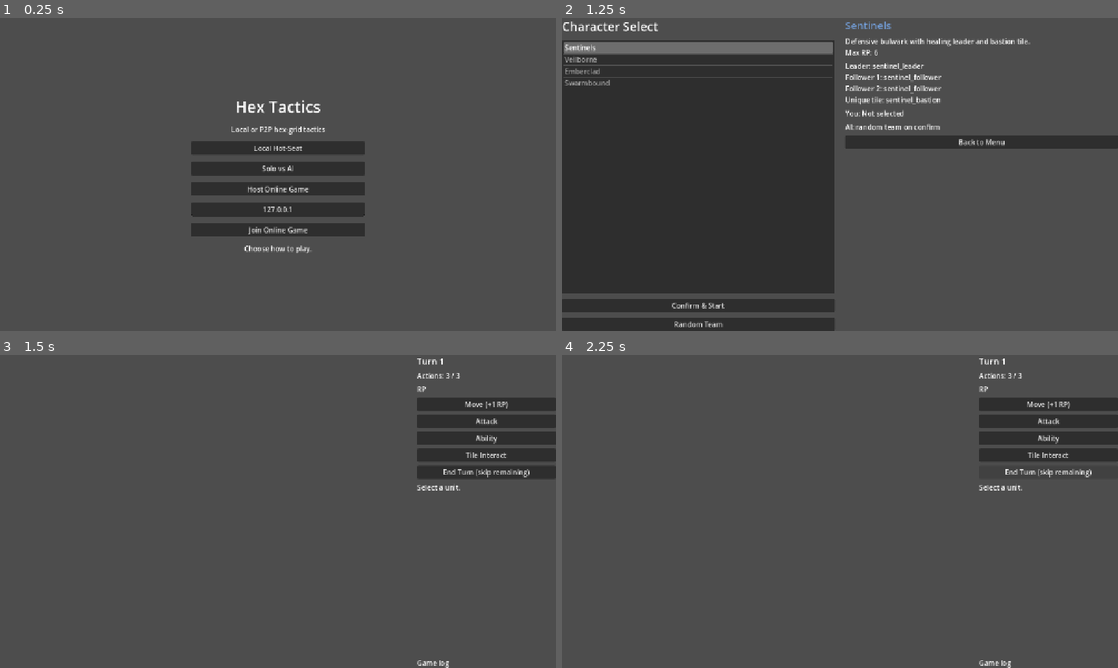
Above: before the commit, frames 1-4 (two rows, left to right).
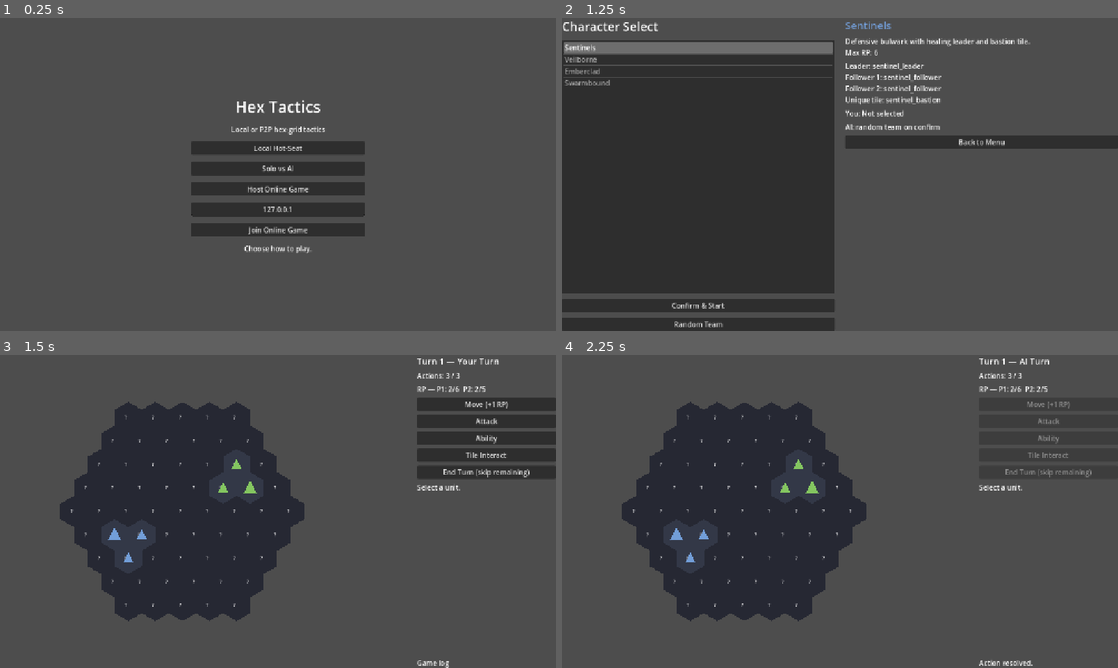
Above: after the commit, the same moments.

Repository: CorcoranQuinn/Hexpedition
Game: Godot game, scene res://scenes/main_menu.tscn
Same seed, same stepped clock (60 frames per second), same inputs: the game is played once before the commit and once after it.
Inputs:
- Up to frame 1 (0.25 s): no input
- Up to frame 2 (1.25 s): click "Solo vs AI" at 0.5 s
- Up to frame 3 (1.5 s): click "Confirm & Start" at 1.25 s
- Up to frame 4 (2.25 s): click "End Turn (skip remaining)" at 2 s

Frames 1-2 are identical in both runs. In frame 3, 22% of the frame differs, in the area x 10-90%, y 1-86%; in frame 4, 23%, in the area x 10-96%, y 1-100%.
Error before the commit: Parse Error: There is already a variable named "pid" declared in this scope. (res://scripts/ui/game_board.gd:228)

Commit message:
Fix MatchAI parser errors from match keyword shadowing.
Rename match parameters to match_ctrl and remove duplicate pid declaration.

Co-authored-by: Cursor <cursoragent@cursor.com>

Diff:
--- a/scripts/ai/match_ai.gd
+++ b/scripts/ai/match_ai.gd
@@ -9,37 +9,37 @@
 	return TeamRegistry.pick_random_team_id(exclude)
 
 
-static func run_turn(match: MatchController, player_id: int) -> void:
-	while match.can_act(player_id):
-		if _try_attack(match, player_id):
+static func run_turn(match_ctrl: MatchController, player_id: int) -> void:
+	while match_ctrl.can_act(player_id):
+		if _try_attack(match_ctrl, player_id):
 			continue
-		if _try_summon(match, player_id):
+		if _try_summon(match_ctrl, player_id):
 			continue
-		if _try_ability(match, player_id):
+		if _try_ability(match_ctrl, player_id):
 			continue
-		if _try_move(match, player_id):
+		if _try_move(match_ctrl, player_id):
 			continue
-		_force_end_turn(match)
+		_force_end_turn(match_ctrl)
 
 
-static func run_minions(match: MatchController, player_id: int) -> void:
-	for unit in match.units:
+static func run_minions(match_ctrl: MatchController, player_id: int) -> void:
+	for unit in match_ctrl.units:
 		if not unit.is_alive or unit.owner_id != player_id or not unit.is_ai_controlled:
 			continue
-		if _minion_attack(match, unit):
-			match._check_win()
+		if _minion_attack(match_ctrl, unit):
+			match_ctrl._check_win()
 			continue
-		_minion_move_toward_enemy(match, unit)
+		_minion_move_toward_enemy(match_ctrl, unit)
 
 
-static func _try_attack(match: MatchController, player_id: int) -> bool:
+static func _try_attack(match_ctrl: MatchController, player_id: int) -> bool:
 	var best_attacker: UnitBase = null
 	var best_target: UnitBase = null
-	for unit in match.get_units_for_player(player_id):
+	for unit in match_ctrl.get_units_for_player(player_id):
 		if unit.is_ai_controlled:
 			continue
-		for enemy in match.get_enemies_of(player_id):
-			if unit.can_attack(enemy, func(a, b): return match.has_line_of_sight(a, b)):
+		for enemy in match_ctrl.get_enemies_of(player_id):
+			if unit.can_attack(enemy, func(a, b): return match_ctrl.has_line_of_sight(a, b)):
 				if enemy.is_leader:
 					best_attacker = unit
 					best_target = enemy
@@ -51,84 +51,84 @@
 			break
 	if best_attacker == null or best_target == null:
 		return false
-	var result: Dictionary = match.perform_attack(player_id, best_attacker.id, best_target.id)
+	var result: Dictionary = match_ctrl.perform_attack(player_id, best_attacker.id, best_target.id)
 	return result.get("success", false)
 
 
-static func _try_summon(match: MatchController, player_id: int) -> bool:
-	for unit in match.get_units_for_player(player_id):
+static func _try_summon(match_ctrl: MatchController, player_id: int) -> bool:
+	for unit in match_ctrl.get_units_for_player(player_id):
 		if unit.is_ai_controlled:
 			continue
 		if unit.get_unit_type_id() != "swarm_leader" and unit.get_unit_type_id() != "swarm_follower":
 			continue
-		if not unit.can_use_ability(match.resource_points[player_id]):
+		if not unit.can_use_ability(match_ctrl.resource_points[player_id]):
 			continue
-		if _count_minions(match, player_id) >= MAX_MINIONS_PER_PLAYER:
+		if _count_minions(match_ctrl, player_id) >= MAX_MINIONS_PER_PLAYER:
 			continue
-		var hex: Vector2i = _find_summon_hex(match, unit)
+		var hex: Vector2i = _find_summon_hex(match_ctrl, unit)
 		if hex == Vector2i(-999, -999):
 			continue
-		var result: Dictionary = match.perform_ability(player_id, unit.id, {"summon_hex": hex})
+		var result: Dictionary = match_ctrl.perform_ability(player_id, unit.id, {"summon_hex": hex})
 		return result.get("success", false)
 	return false
 
 
-static func _try_ability(match: MatchController, player_id: int) -> bool:
-	for unit in match.get_units_for_player(player_id):
+static func _try_ability(match_ctrl: MatchController, player_id: int) -> bool:
+	for unit in match_ctrl.get_units_for_player(player_id):
 		if unit.is_ai_controlled:
 			continue
 		if unit.get_unit_type_id() == "swarm_leader" or unit.get_unit_type_id() == "swarm_follower":
 			continue
-		if not unit.can_use_ability(match.resource_points[player_id]):
+		if not unit.can_use_ability(match_ctrl.resource_points[player_id]):
 			continue
-		var result: Dictionary = match.perform_ability(player_id, unit.id)
+		var result: Dictionary = match_ctrl.perform_ability(player_id, unit.id)
 		if result.get("success", false):
 			return true
 	return false
 
 
-static func _try_move(match: MatchController, player_id: int) -> bool:
-	var enemies: Array[UnitBase] = match.get_enemies_of(player_id)
+static func _try_move(match_ctrl: MatchController, player_id: int) -> bool:
+	var enemies: Array[UnitBase] = match_ctrl.get_enemies_of(player_id)
 	if enemies.is_empty():
 		return false
 	var moves: Dictionary = {}
-	for unit in match.get_units_for_player(player_id):
+	for unit in match_ctrl.get_units_for_player(player_id):
 		if unit.is_ai_controlled:
 			continue
-		var target: Vector2i = _best_move_toward(match, unit, enemies)
+		var target: Vector2i = _best_move_toward(match_ctrl, unit, enemies)
 		if target != unit.hex_position:
 			moves[unit.id] = target
 	if moves.is_empty():
 		return false
-	var result: Dictionary = match.perform_move(player_id, moves)
+	var result: Dictionary = match_ctrl.perform_move(player_id, moves)
 	return result.get("success", false)
 
 
-static func _minion_attack(match: MatchController, minion: UnitBase) -> bool:
-	for enemy in match.get_enemies_of(minion.owner_id):
-		if minion.can_attack(enemy, func(a, b): return match.has_line_of_sight(a, b)):
+static func _minion_attack(match_ctrl: MatchController, minion: UnitBase) -> bool:
+	for enemy in match_ctrl.get_enemies_of(minion.owner_id):
+		if minion.can_attack(enemy, func(a, b): return match_ctrl.has_line_of_sight(a, b)):
 			minion.perform_basic_attack(enemy)
-			match.action_log.emit("%s attacked %s." % [minion.display_name, enemy.display_name])
-			match.state_changed.emit()
+			match_ctrl.action_log.emit("%s attacked %s." % [minion.display_name, enemy.display_name])
+			match_ctrl.state_changed.emit()
 			return true
 	return false
 
 
-static func _minion_move_toward_enemy(match: MatchController, minion: UnitBase) -> void:
-	var enemies: Array[UnitBase] = match.get_enemies_of(minion.owner_id)
+static func _minion_move_toward_enemy(match_ctrl: MatchController, minion: UnitBase) -> void:
+	var enemies: Array[UnitBase] = match_ctrl.get_enemies_of(minion.owner_id)
 	if enemies.is_empty():
 		return
-	var target: Vector2i = _best_move_toward(match, minion, enemies)
+	var target: Vector2i = _best_move_toward(match_ctrl, minion, enemies)
 	if target == minion.hex_position:
 		return
 	minion.hex_position = target
-	match._reveal_hex_if_hidden(target)
-	match.grid.on_unit_entered(target, minion)
-	match.action_log.emit("%s moved toward the enemy." % minion.display_name)
-	match.state_changed.emit()
+	match_ctrl._reveal_hex_if_hidden(target)
+	match_ctrl.grid.on_unit_entered(target, minion)
+	match_ctrl.action_log.emit("%s moved toward the enemy." % minion.display_name)
+	match_ctrl.state_changed.emit()
 
 
-static func _best_move_toward(match: MatchController, unit: UnitBase, enemies: Array[UnitBase]) -> Vector2i:
+static func _best_move_toward(match_ctrl: MatchController, unit: UnitBase, enemies: Array[UnitBase]) -> Vector2i:
 	var best_hex: Vector2i = unit.hex_position
 	var best_dist: int = 9999
 	for enemy in enemies:
@@ -136,7 +136,7 @@
 		if dist < best_dist:
 			best_dist = dist
 	for neighbor in HexCoords.within_radius(unit.hex_position, unit.move_range):
-		if not match._can_move_unit(unit, neighbor):
+		if not match_ctrl._can_move_unit(unit, neighbor):
 			continue
 		var dist: int = 9999
 		for enemy in enemies:
@@ -147,21 +147,21 @@
 	return best_hex
 
 
-static func _find_summon_hex(match: MatchController, summoner: UnitBase) -> Vector2i:
+static func _find_summon_hex(match_ctrl: MatchController, summoner: UnitBase) -> Vector2i:
 	for neighbor in HexCoords.neighbors(summoner.hex_position):
-		if match.can_summon_at(summoner.owner_id, neighbor):
+		if match_ctrl.can_summon_at(summoner.owner_id, neighbor):
 			return neighbor
 	return Vector2i(-999, -999)
 
 
-static func _count_minions(match: MatchController, player_id: int) -> int:
+static func _count_minions(match_ctrl: MatchController, player_id: int) -> int:
 	var count: int = 0
-	for unit in match.units:
+	for unit in match_ctrl.units:
 		if unit.owner_id == player_id and unit.is_minion and unit.is_alive:
 			count += 1
 	return count
 
 
-static func _force_end_turn(match: MatchController) -> void:
-	if match.turn_manager.actions_remaining > 0:
-		match.end_turn_with_minions(match.turn_manager.current_player)
+static func _force_end_turn(match_ctrl: MatchController) -> void:
+	if match_ctrl.turn_manager.actions_remaining > 0:
+		match_ctrl.end_turn_with_minions(match_ctrl.turn_manager.current_player)
--- a/scripts/ui/game_board.gd
+++ b/scripts/ui/game_board.gd
@@ -225,7 +225,6 @@
 		"tile":
 			return match_ctrl.perform_tile_interact(pid, payload.get("unit_id", ""))
 		"end_turn":
-			var pid: int = payload.get("player_id", _get_active_player_id())
 			match_ctrl.end_turn_with_minions(pid)
 			return {"success": true}
 	return {"success": false, "message": "Unknown action."}
